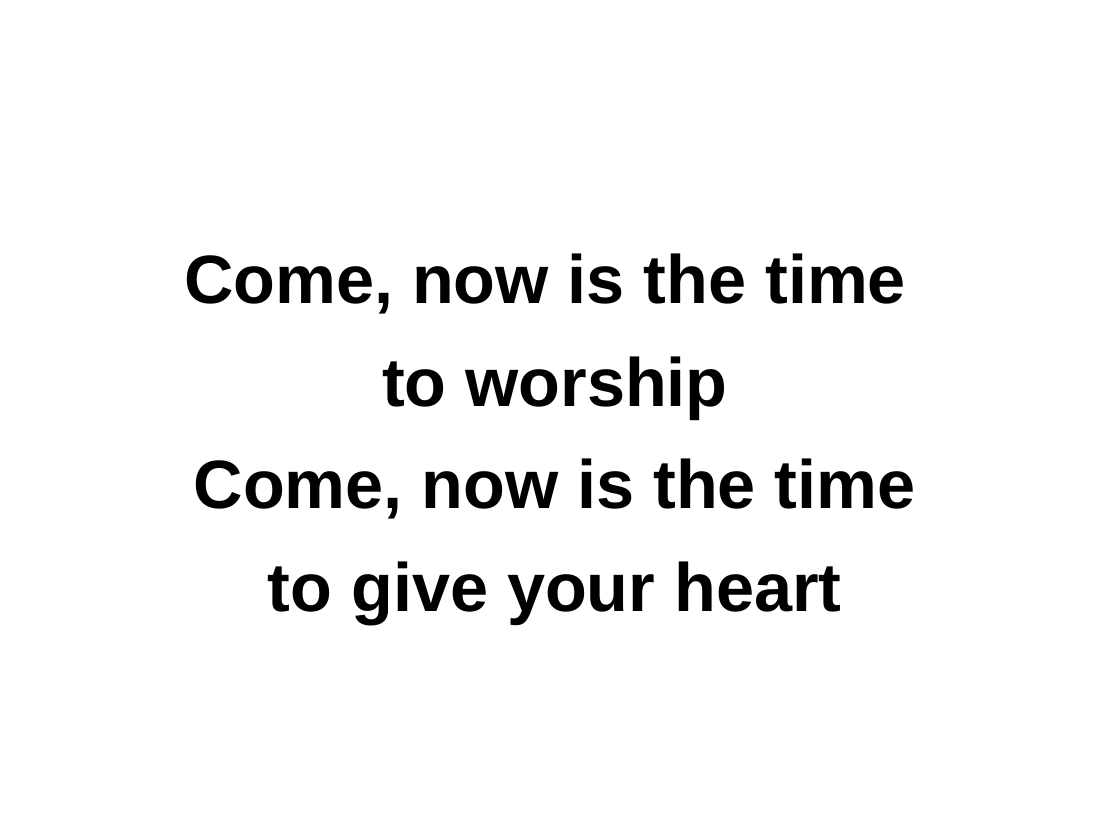
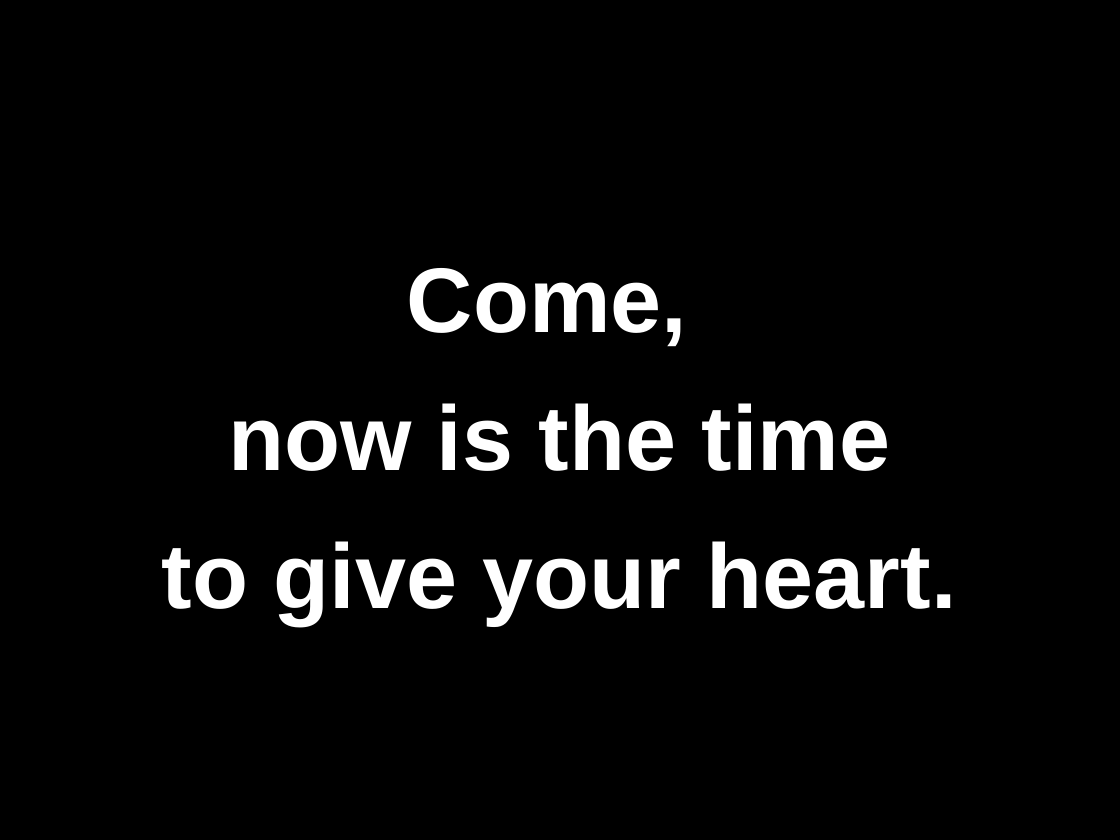
Before and after one commit to memery1446/HBCChoir, a slide deck: slide 11 of pptx-files/1.Come.Now.Is.the.Time.to.Worship.pptx (slide 12 before the commit). Drawn at 1120x840 pixels with LibreOffice and Linux fonts; fonts in the diff are those of the drawing. Boxes give left, top, right and bottom in pixels: in the first picture for what was removed or moved away, otherwise in the second. Text is boxed around its words. In the diff, an @@ line names an element or a change of style, - is before the commit and + after.

```diff
--- a/pptx-files/1.Come.Now.Is.the.Time.to.Worship.pptx
+++ b/pptx-files/1.Come.Now.Is.the.Time.to.Worship.pptx
@@ background #FFFFFF to #000000 @@
@@ title at box(162, 268, 957, 624): text changed; size 44 to 59 pt; text colour #000000 to #FFFFFF @@
-Come, now is the time
-to worship
-Come, now is the time
-to give your heart
+Come,
+now is the time
+to give your heart.
```
Also in this commit, not shown: 13 other slides changed, 8 slides added, 4 other files.
